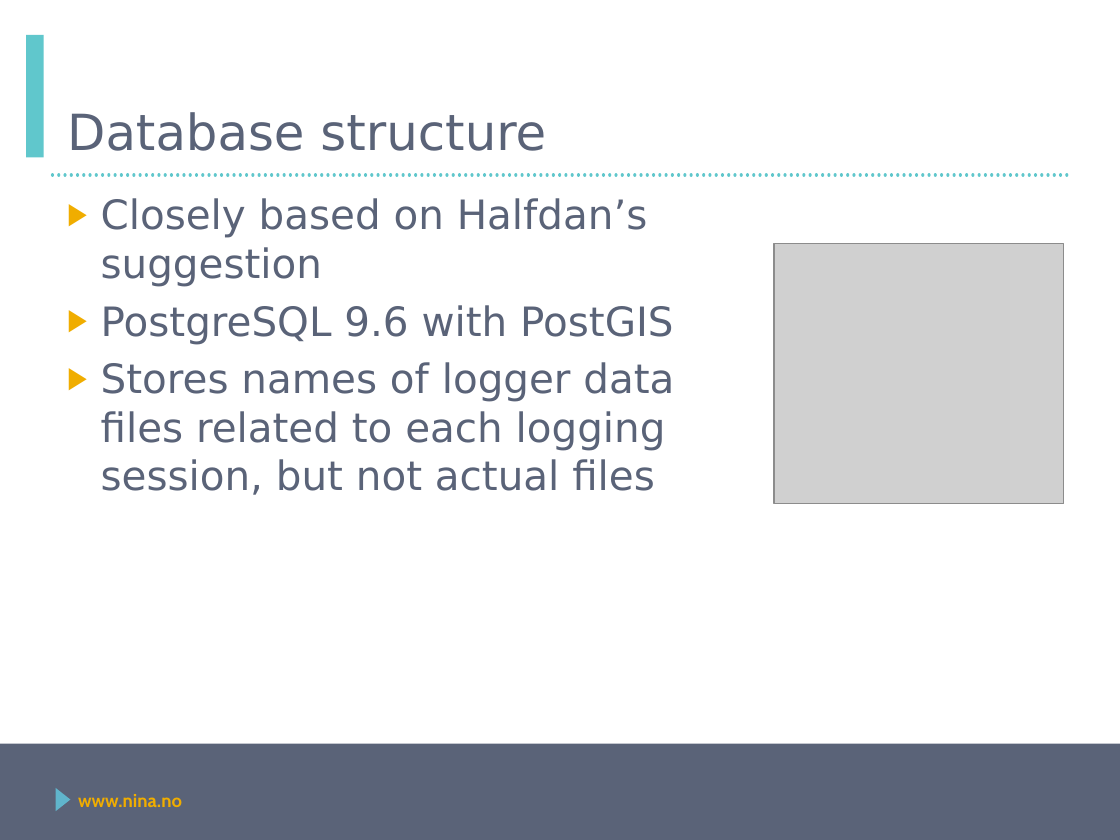
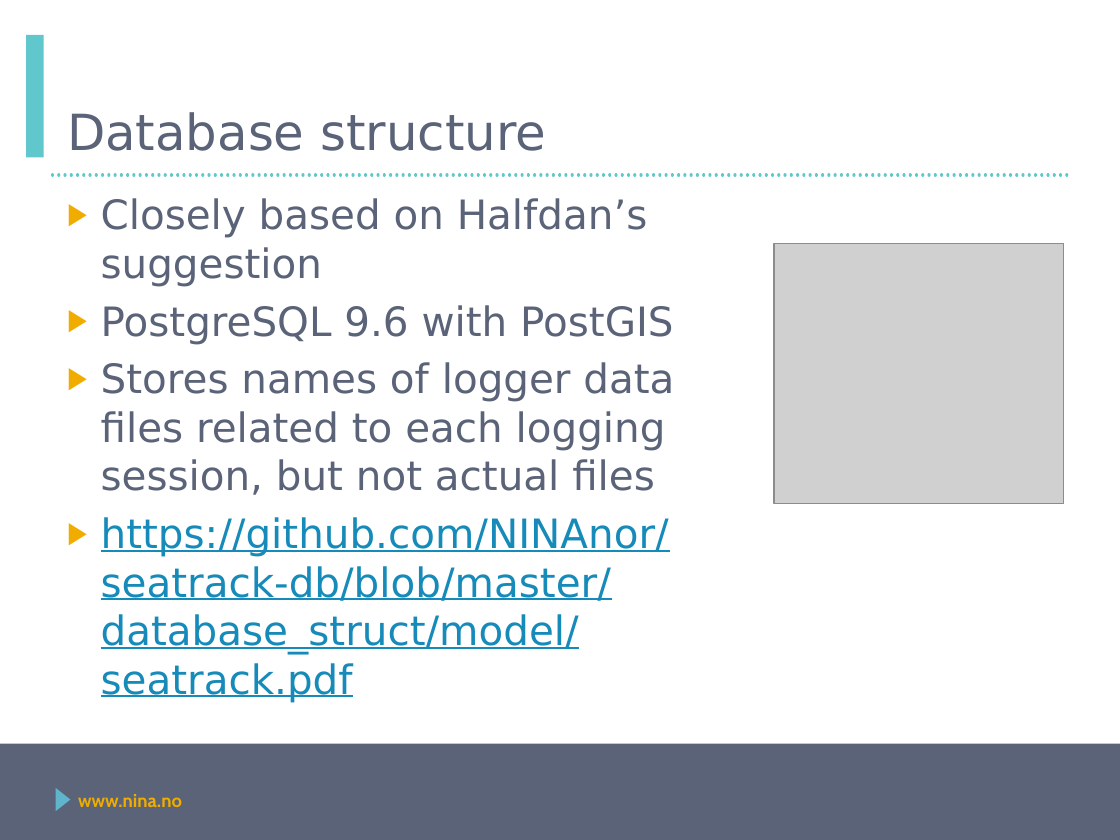
Before and after one commit to NINAnor/seatrackR, a slide deck: slide 4 of database_struct/seatrack_plan.pptx. Drawn at 1120x840 pixels with LibreOffice and Linux fonts; fonts in the diff are those of the drawing; grey boxes stand for pictures; background and template pictures are left out. Boxes give left, top, right and bottom in pixels: in the first picture for what was removed or moved away, otherwise in the second. Text is boxed around its words. In the diff, an @@ line names an element or a change of style, - is before the commit and + after.

Commit message:
added structure pdf link

```diff
--- a/database_struct/seatrack_plan.pptx
+++ b/database_struct/seatrack_plan.pptx
@@ text at (101,517,669,703): paragraph added @@
+▶ https://github.com/NINAnor/seatrack-db/blob/master/database_struct/model/seatrack.pdf
```
